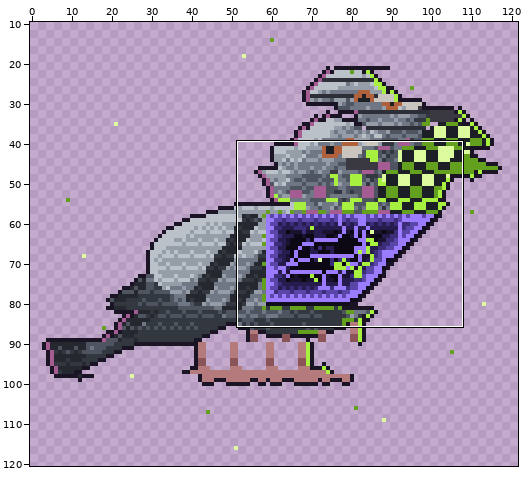
File history of a pixel-art file, tools/art/creatures/bit_arquetipo/bit_arquetipo_portrait.aseprite. Above, an overview of the earlier version with the close-up marked.
Close-up. Before the commit:
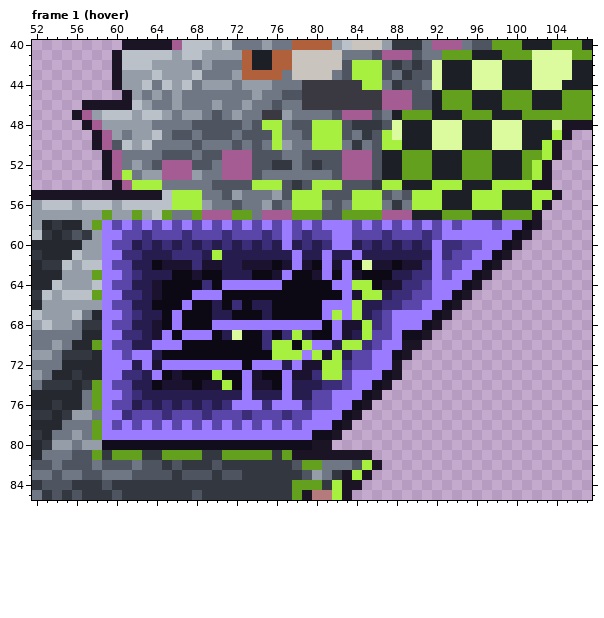
128x128 pixels, 4 frames. Colours within 5 levels of each other are drawn and written as one. Shown: frame 1 (hover): x 52..107, y 40..85. The wide view leaves out empty margins. The commit also changed other frames or places, which this record leaves out.
The result:
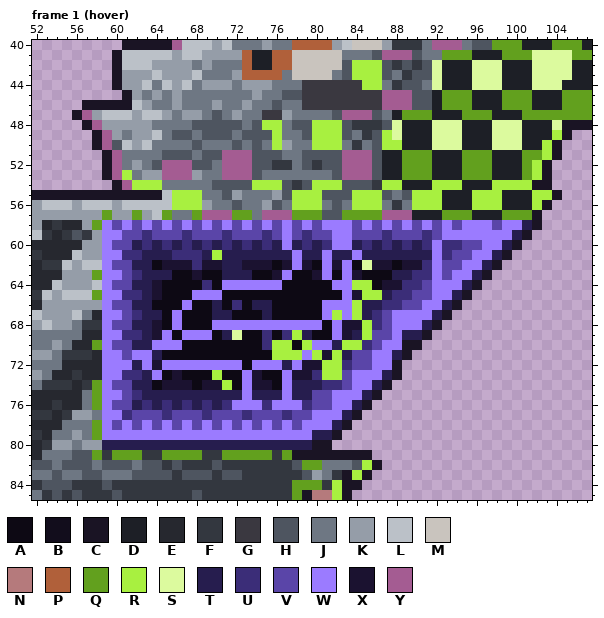
Palette (. is transparent): A #0d0914  B #120d1c  C #1a1424  D #1d1f26  E #26282f  F #33373f  G #3a3840  H #4e5560  J #6e7783  K #959da8  L #bbc1c8  M #c9c4be  N #b57a7c  P #b0603a  Q #62a01e  R #a8f040  S #dcfa9e  T #261d4e  U #3b2d78  V #5a45a8  W #9b7bff  X #1b1230  Y #a45c92
What changed:
{"where": "frame 1 (hover), layer \"corpo\""}
{"frame":1,"y":58,"x":101,"old":"B","new":"T"}
{"frame":1,"y":59,"x":100,"old":"B","new":"T"}
{"frame":1,"y":60,"x":99,"old":"B","new":"T"}
{"frame":1,"y":61,"x":98,"old":"B","new":"T"}
{"frame":1,"y":62,"x":97,"old":"B","new":"T"}
{"frame":1,"y":63,"x":96,"old":"B","new":"T"}
{"frame":1,"y":64,"x":95,"old":"B","new":"T"}
{"frame":1,"y":65,"x":94,"old":"B","new":"T"}
{"frame":1,"y":66,"x":93,"old":"B","new":"T"}
{"frame":1,"y":67,"x":92,"old":"B","new":"T"}
{"frame":1,"y":68,"x":91,"old":"B","new":"T"}
{"frame":1,"y":69,"x":89,"old":"BB","new":"TT"}
{"frame":1,"y":71,"x":88,"old":"B","new":"T"}
{"frame":1,"y":73,"x":87,"old":"B","new":"T"}
{"frame":1,"y":74,"x":86,"old":"B","new":"T"}
{"frame":1,"y":75,"x":85,"old":"B","new":"T"}
{"frame":1,"y":76,"x":84,"old":"B","new":"T"}
{"frame":1,"y":77,"x":83,"old":"B","new":"T"}
{"frame":1,"y":78,"x":82,"old":"B","new":"T"}
{"frame":1,"y":79,"x":80,"old":"BB","new":"TT"}
{"frame":1,"y":80,"x":59,"old":"BBBBBBBBBBBBBBBBBBBBB","new":"TTTTTTTTTTTTTTTTTTTTT"}
{"label":"changed","picture_box":[102,220,532,450]}
